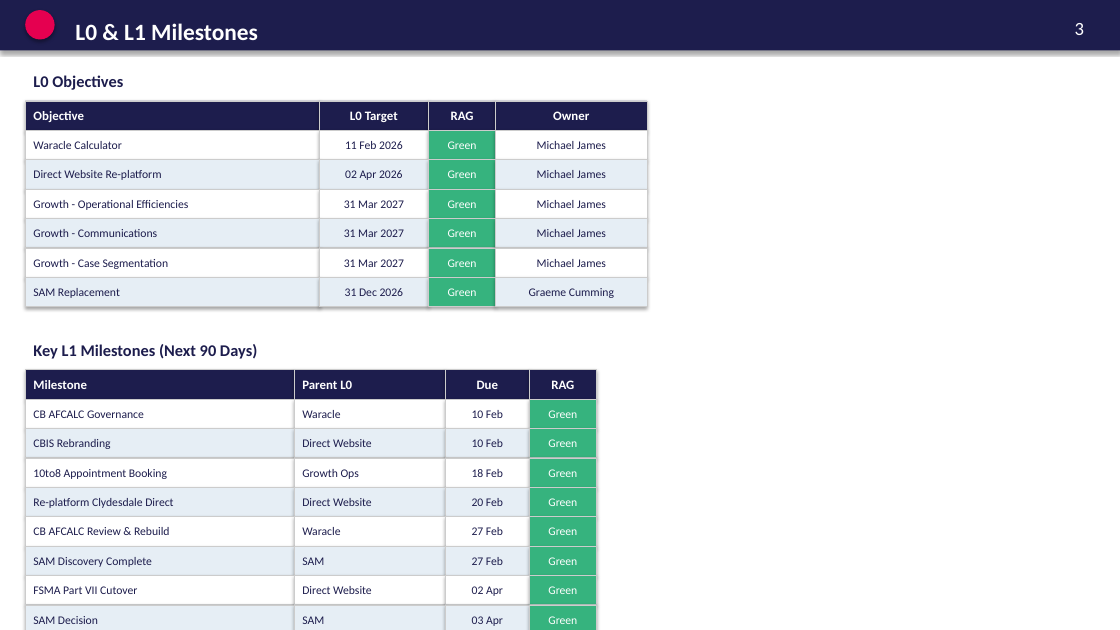
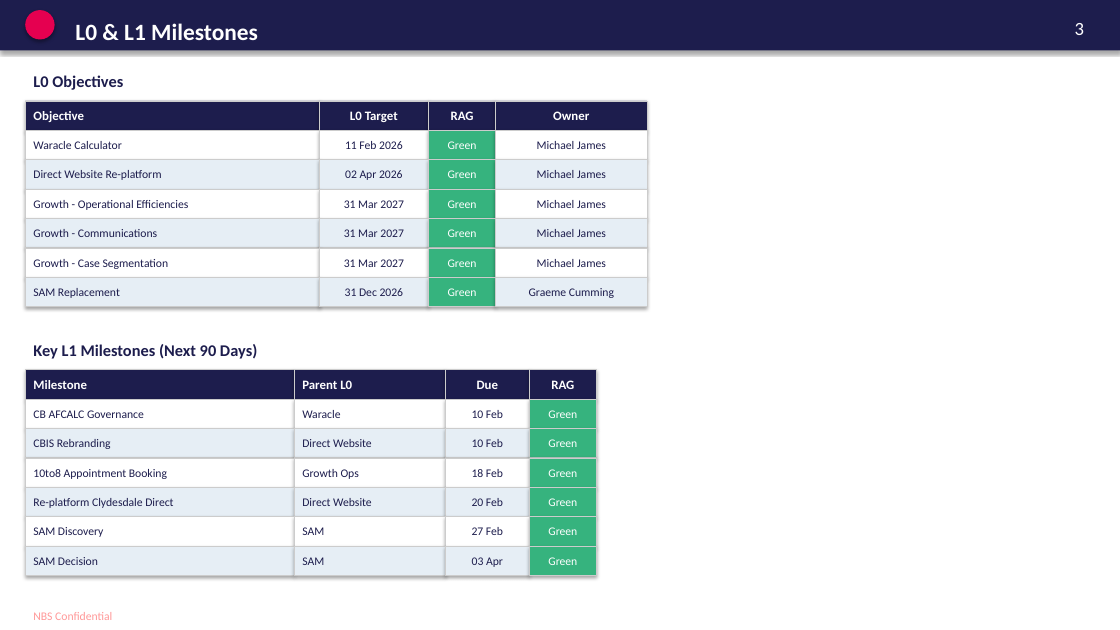
Before and after one commit to Pinger2024/roadmap-templates, a slide deck: slide 3 of Agile_Roadmap_Template_2026.pptx. Drawn at 1120x630 pixels with LibreOffice and Linux fonts; fonts in the diff are those of the drawing. Boxes give left, top, right and bottom in pixels: in the first picture for what was removed or moved away, otherwise in the second. Text is boxed around its words. In the diff, an @@ line names an element or a change of style, - is before the commit and + after.

```diff
--- a/Agile_Roadmap_Template_2026.pptx
+++ b/Agile_Roadmap_Template_2026.pptx
@@ text in rectangle at <box>33,527,104,537</box>: text changed @@
-CB AFCALC Review & Rebuild
+SAM Discovery
@@ rectangle "SAM": place and size @@
-rectangle "SAM" at <box>294,605,445,630</box>
+rectangle "SAM" at <box>294,517,445,546</box>
@@ rectangle "SAM" at <box>294,517,445,546</box>: fill #E6EEF5 to #FFFFFF @@
@@ rectangle removed at <box>294,517,445,546</box> @@
-Waracle
@@ text in rectangle at <box>33,557,98,565</box>: text changed @@
-SAM Discovery Complete
+SAM Decision
@@ rectangle "03 Apr": place and size @@
-rectangle "03 Apr" at <box>445,605,529,630</box>
+rectangle "03 Apr" at <box>445,546,529,576</box>
@@ rectangle removed at <box>445,546,529,576</box> @@
-27 Feb
@@ rectangle removed at <box>25,576,294,605</box> @@
-FSMA Part VII Cutover
@@ rectangle removed at <box>294,576,445,605</box> @@
-Direct Website
@@ rectangle removed at <box>445,576,529,605</box> @@
-02 Apr
@@ rectangle removed at <box>529,576,597,605</box> @@
-Green
@@ rectangle removed at <box>25,605,294,630</box> @@
-SAM Decision
@@ rectangle removed at <box>529,605,597,630</box> @@
-Green
```
Also in this commit, not shown: 1 other slide changed.
